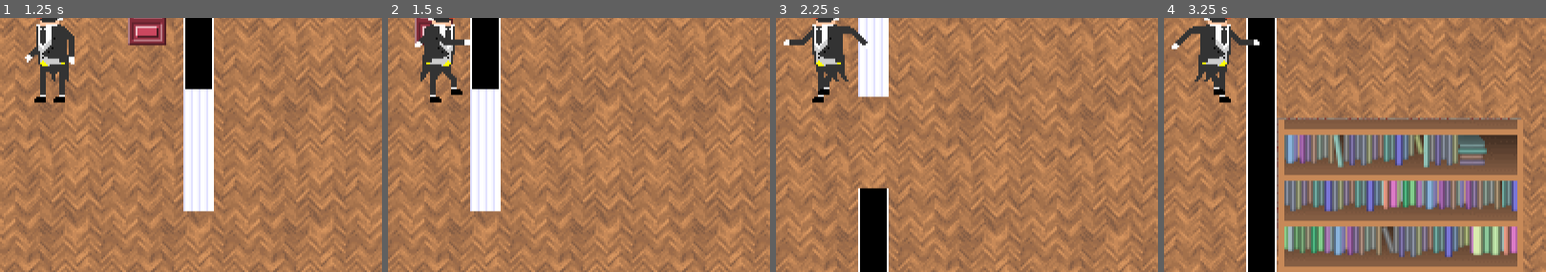
Above: before the commit, frames 1-4 (left to right).
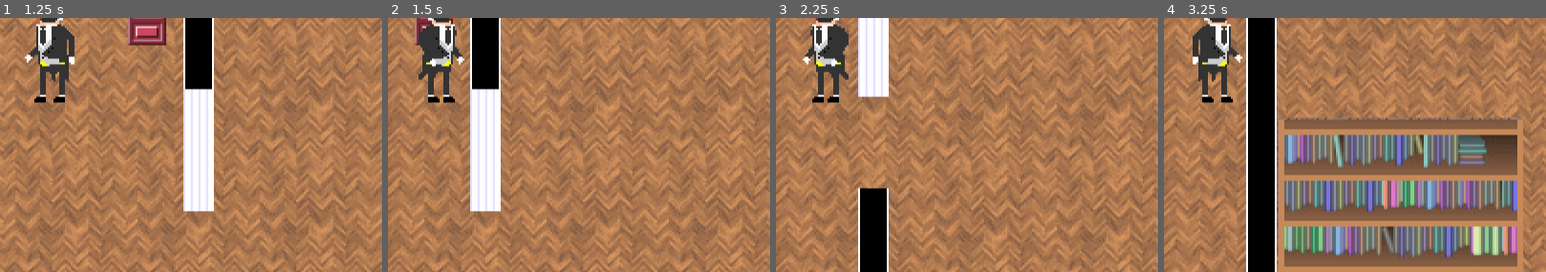
Above: after the commit, the same moments.

Repository: gartenschlaefer/mmmmm
Game: Godot game, scene res://scenes/mmmmm.tscn
Same seed, same stepped clock (60 frames per second), same inputs: the game is played once before the commit and once after it.
Inputs:
- Up to frame 1 (1.25 s): click "Start" at 0.5 s
- Up to frame 2 (1.5 s): tap Enter at 1.25 s; hold D (right) from 1.28 s (still down); tap X (interact) at 1.35 s
- Up to frame 3 (2.25 s): release D (right) at 2.03 s; hold S (down) from 2.03 s (still down); tap K (next_page) at 2.1 s
- Up to frame 4 (3.25 s): release S (down) at 2.78 s; hold D (right) from 2.78 s (still down); tap J (prev_page) at 2.85 s
The pictures show only the part of the screen within x 43-93%, y 33-83%; the shares and areas given below are measured in that part.

Frame 1 is identical in both runs. In frame 2, 1.0% of the frame differs, in the area x 7-22%, y 3-34%; in frame 3, 1.0%; in frame 4, 1.2%, in the area x 2-25%, y 3-34%.

Commit message:
character picture + detective animation fix

Diff:
--- a/scripts/detective_character.gd
+++ b/scripts/detective_character.gd
@@ -43,6 +43,7 @@
 
 			idle_timer.stop()
 			detective_sprite.animation = "walk"
+			detective_sprite.frame = 1
 			detective_sprite.play()
 
 			var flip = direction.x > 0
Binary file added: art/character_pictures/pic_chamaleon.png
Not shown, added: art/character_pictures/pic_chamaleon.png.import
